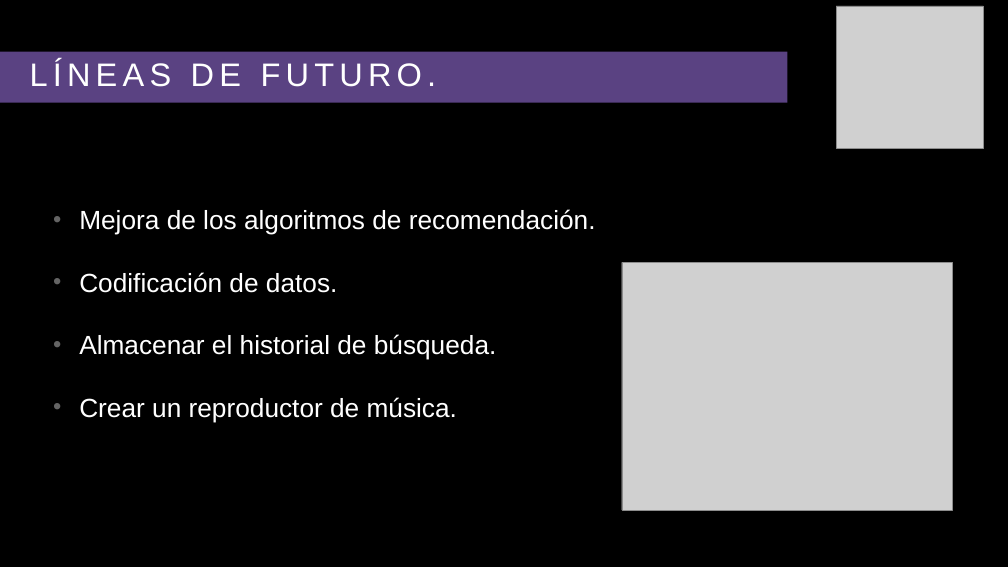
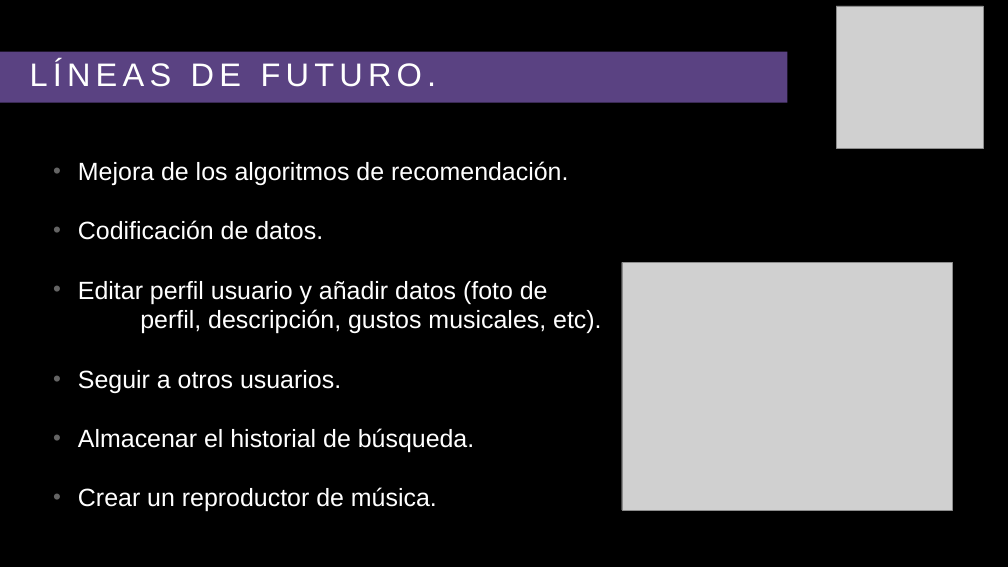
Before and after one commit to antiapgg/SIBI-RecomendacionMusical, a slide deck: slide 12 of Documentos en otros formatos/presentacion.pptx. Drawn at 1008x567 pixels with LibreOffice and Linux fonts; fonts in the diff are those of the drawing; grey boxes stand for pictures. Boxes give left, top, right and bottom in pixels: in the first picture for what was removed or moved away, otherwise in the second. Text is boxed around its words. In the diff, an @@ line names an element or a change of style, - is before the commit and + after.

```diff
--- a/Documentos en otros formatos/presentacion.pptx
+++ b/Documentos en otros formatos/presentacion.pptx
@@ text at (78, 161, 568, 512): size 50 to 47.5 pt in "Mejora de los algoritmos de recomendación.", "Codificación de datos.", "Almacenar el historial de búsqueda.", "Crear un reproductor de música."; indent changed; less space between paragraphs @@
@@ text at (78, 281, 601, 393): paragraphs added @@
+• Editar perfil usuario y añadir datos (foto de . perfil, descripción, gustos musicales, etc).
+• Seguir a otros usuarios.
```
Also in this commit, not shown: 40 other files.
